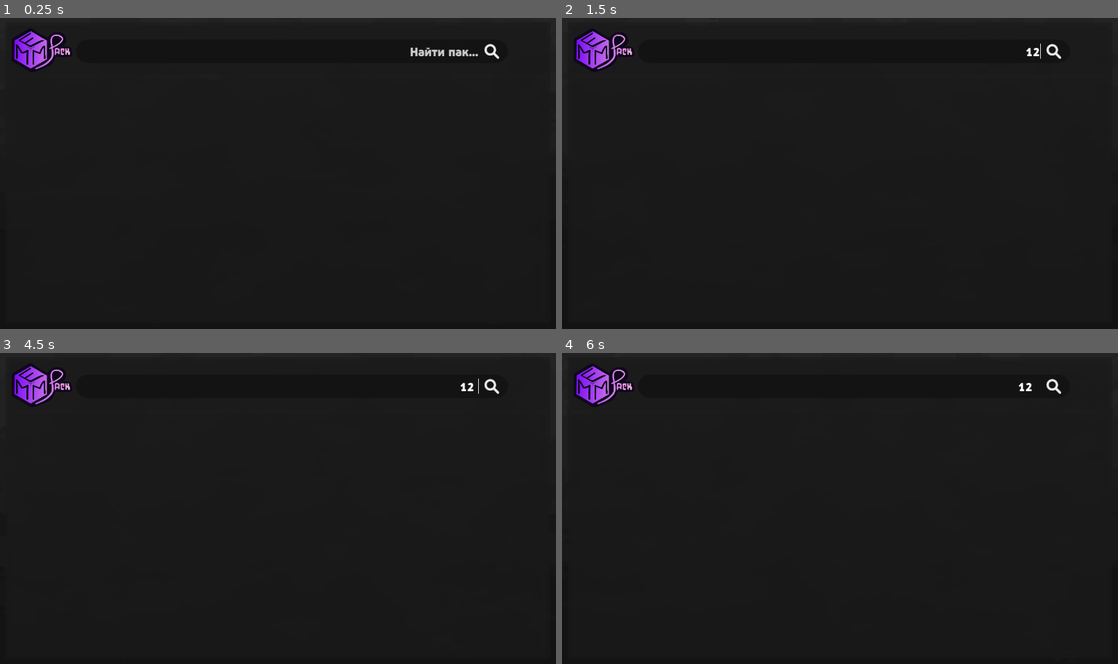
Above: before the commit, frames 1-4 (two rows, left to right).
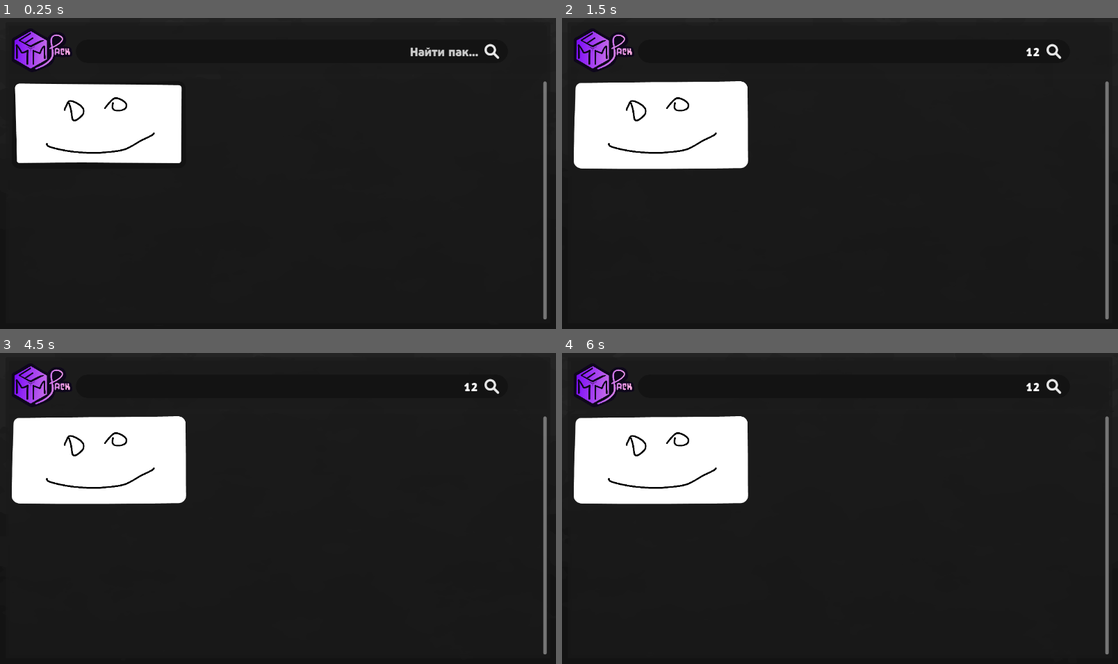
Above: after the commit, the same moments.

Repository: Techduk/MemPack
Game: Godot game, scene res://Source/Main.tscn
The game is run twice, just before and just after one commit, with the same random seed, the same clock (stepped at 60 frames per second) and the same inputs.
Inputs (mouse positions are in pixels of both pictures, inside the frame that each line leads up to):
- Up to frame 1 (0.25 s): no input
- Up to frame 2 (1.5 s): click (851, 52) at 0.52 s; type "12" at 0.6 s; click (662, 123) at 1.27 s
- Up to frame 3 (4.5 s): click (100, 458) at 2.02 s; click (100, 458) at 2.77 s; tap Enter at 3.5 s; tap Space at 4.25 s
- Up to frame 4 (6 s): tap Enter at 5 s; tap Space at 5.75 s

The runs differ from the first frame. In frame 1, 8.1% of the frame differs, in the area x 2-99%, y 20-97%; in frame 2, 9.2%; in frame 3, 9.3%, in the area x 2-99%, y 8-97%; in frame 4, 9.3%.

Commit message:
wwawawawawa

Diff:
--- a/Source/GameCard.tscn
+++ b/Source/GameCard.tscn
@@ -1,9 +1,22 @@
-[gd_scene load_steps=7 format=3 uid="uid://nggx2ccwwm20"]
+[gd_scene load_steps=11 format=3 uid="uid://nggx2ccwwm20"]
 
 [ext_resource type="Script" path="res://Source/Scripts/game_card.gd" id="1_fimii"]
 [ext_resource type="FontFile" uid="uid://b8khqqecrjtxb" path="res://Source/Fonts/Pusia Bold.otf" id="2_4j7ah"]
+[ext_resource type="Shader" path="res://Source/Shaders/buttonTexture.gdshader" id="2_lklog"]
+[ext_resource type="Texture2D" uid="uid://ynapk871ubmt" path="res://Source/Images/MaskGameCard.png" id="3_l1rbo"]
+[ext_resource type="Theme" uid="uid://yondnf1ljmo0" path="res://Source/GameCardtheme.tres" id="4_6005q"]
 
 [sub_resource type="StyleBoxFlat" id="StyleBoxFlat_vp2at"]
+bg_color = Color(0.07, 0.07, 0.07, 1)
+corner_radius_top_left = 25
+corner_radius_top_right = 25
+corner_radius_bottom_right = 25
+corner_radius_bottom_left = 25
+corner_detail = 20
+
+[sub_resource type="ShaderMaterial" id="ShaderMaterial_un6ah"]
+shader = ExtResource("2_lklog")
+shader_parameter/texture_mask = ExtResource("3_l1rbo")
 
 [sub_resource type="Gradient" id="Gradient_e806i"]
 
@@ -13,6 +26,7 @@
 [sub_resource type="StyleBoxEmpty" id="StyleBoxEmpty_5fgeb"]
 
 [node name="Control" type="Control"]
+z_index = 10
 layout_mode = 3
 anchors_preset = 0
 script = ExtResource("1_fimii")
@@ -31,8 +45,10 @@
 offset_bottom = 800.0
 
 [node name="Prewiew" type="TextureRect" parent="Panel/HBoxContainer"]
+material = SubResource("ShaderMaterial_un6ah")
 layout_mode = 2
 size_flags_horizontal = 3
+theme = ExtResource("4_6005q")
 texture = SubResource("GradientTexture1D_7y8la")
 expand_mode = 1
 
--- /dev/null
+++ b/Source/GameCardtheme.tres
@@ -0,0 +1,6 @@
+[gd_resource type="Theme" load_steps=2 format=3 uid="uid://yondnf1ljmo0"]
+
+[ext_resource type="FontFile" uid="uid://b8khqqecrjtxb" path="res://Source/Fonts/Pusia Bold.otf" id="1_i4knm"]
+
+[resource]
+default_font = ExtResource("1_i4knm")
--- a/Source/Launcher.gd
+++ b/Source/Launcher.gd
@@ -1,4 +1,4 @@
-extends Node
+extends Control
 
 var PACK_DIR = ""
 
@@ -81,8 +81,8 @@
 					button_instance.position = Vector2(50, 50)
 					if button_instance is Button:
 						button_instance.connect("pressed", Callable(self, "_on_pack_button_pressed").bind(manifest, pack_buffer))
-					add_child(button_instance)
-					print("Кнопка добавлена для пака: ", manifest["name"])
+					$Panel/DownPanel/ScrollContainer/GridContainer.add_child(button_instance)
+					print("Кнопка добавлена в GridContainer для пака: ", manifest["name"])
 				else:
 					print("Ошибка: не найдена сцена button.tscn")
 			else:
--- a/Source/button.tscn
+++ b/Source/button.tscn
@@ -21,11 +21,10 @@
 anchor_bottom = 0.5
 offset_left = -400.0
 offset_top = -200.0
-offset_right = 2.0
 offset_bottom = 2.0
 grow_horizontal = 2
 grow_vertical = 2
-scale = Vector2(1.5, 1.5)
+scale = Vector2(2, 2)
 size_flags_horizontal = 2
 size_flags_vertical = 14
 theme = ExtResource("1_41ya2")
@@ -37,10 +36,14 @@
 texture_repeat = 1
 material = SubResource("ShaderMaterial_tmmb6")
 custom_minimum_size = Vector2(400, 200)
-layout_mode = 0
-offset_left = 0.666667
-offset_top = 0.666667
-offset_right = 400.667
-offset_bottom = 200.667
+layout_mode = 1
+anchors_preset = -1
+offset_left = -0.5
+offset_right = 400.0
+offset_bottom = 200.0
+grow_horizontal = 2
+grow_vertical = 2
+scale = Vector2(0.99, 0.99)
+pivot_offset = Vector2(200, 100)
 texture = ExtResource("2_oa5n2")
 expand_mode = 1
--- a/Source/interface.tscn
+++ b/Source/interface.tscn
@@ -1,9 +1,10 @@
-[gd_scene load_steps=5 format=3 uid="uid://03jm60stu5i6"]
+[gd_scene load_steps=6 format=3 uid="uid://03jm60stu5i6"]
 
 [ext_resource type="Texture2D" uid="uid://eo8ge1h6emb5" path="res://Source/Images/Logo.png" id="1_1gjum"]
 [ext_resource type="Script" path="res://Source/Launcher.gd" id="1_oa7rf"]
 [ext_resource type="Theme" uid="uid://4tqvvqg0mod6" path="res://Source/MainTheme.tres" id="3_2ljhi"]
 [ext_resource type="Texture2D" uid="uid://vh5sk4boidxk" path="res://Source/Images/search.svg" id="4_haytc"]
+[ext_resource type="PackedScene" uid="uid://bgnbv1v6a5imh" path="res://Source/button.tscn" id="5_us1st"]
 
 [node name="Interface" type="Control"]
 layout_mode = 3
@@ -60,12 +61,18 @@
 layout_mode = 0
 offset_left = 8.0
 offset_top = 8.0
-offset_right = 1848.0
-offset_bottom = 824.0
+offset_right = 1240.0
+offset_bottom = 557.0
+scale = Vector2(1.5, 1.5)
 horizontal_scroll_mode = 0
 vertical_scroll_mode = 2
 
-[node name="VBoxContainer" type="VBoxContainer" parent="Panel/DownPanel/ScrollContainer"]
-clip_contents = true
+[node name="GridContainer" type="GridContainer" parent="Panel/DownPanel/ScrollContainer"]
 layout_mode = 2
-alignment = 1
+size_flags_horizontal = 3
+size_flags_vertical = 2
+columns = 3
+
+[node name="Button" parent="Panel/DownPanel/ScrollContainer/GridContainer" instance=ExtResource("5_us1st")]
+custom_minimum_size = Vector2(402, 202)
+layout_mode = 2
Binary file added: Source/Images/MaskGameCard.png
Not shown, added: Source/Images/MaskGameCard.png.import
Not shown, changed: Source/Images/Logo.fla
Not shown, added: Source/Images/RECOVER_Logo.fla
